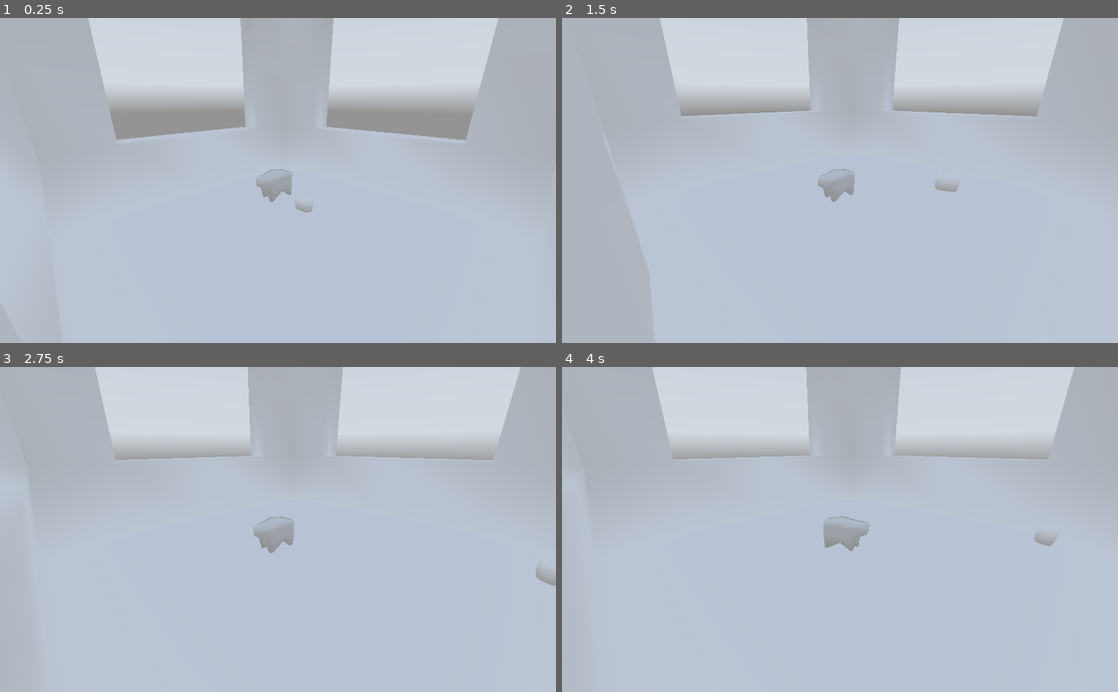
Above: before the commit, frames 1-4 (two rows, left to right).
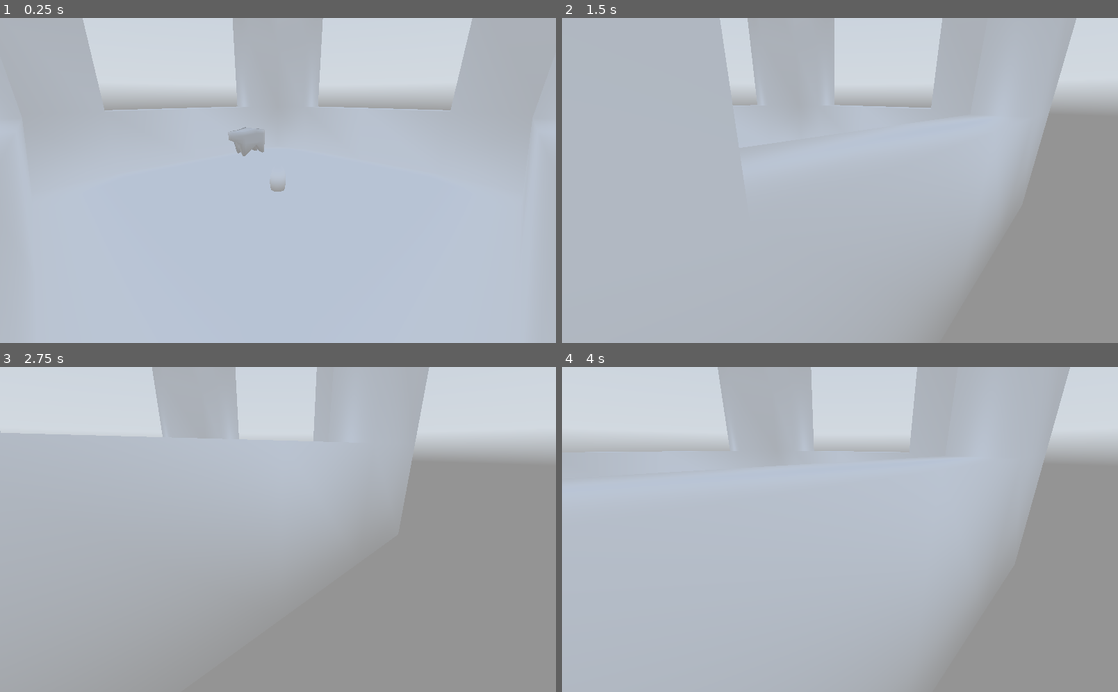
Above: after the commit, the same moments.

Repository: TheHyperMagi/Shepherd
Game: Godot game, scene res://Scenes/Field.tscn
Same seed, same stepped clock (60 frames per second), same inputs: the game is played once before the commit and once after it. A sky picture missing from this copy of the repository is replaced by a grey-blue gradient.
Inputs (mouse positions are in pixels of both pictures, inside the frame that each line leads up to):
- Up to frame 1 (0.25 s): no input
- Up to frame 2 (1.5 s): move the mouse to (962, 164) at 0.52 s; hold D (move_right) 0.53-1.28 s; tap Mouse wheel up (zoom_in) at 0.6 s; move the mouse to (728, 196) at 1.27 s; hold S (move_backwards) from 1.28 s (still down); tap Mouse wheel down (zoom_out) at 1.35 s
- Up to frame 3 (2.75 s): move the mouse to (333, 458) at 2.02 s; release S (move_backwards) at 2.03 s; hold D (move_right) from 2.03 s (still down); tap Mouse wheel up (zoom_in) at 2.1 s
- Up to frame 4 (4 s): move the mouse to (812, 594) at 2.77 s; release D (move_right) at 2.78 s; hold W (move_forwards) 2.78-3.53 s; tap Mouse wheel down (zoom_out) at 2.85 s; move the mouse to (1006, 578) at 3.52 s; hold A (move_left) from 3.53 s (still down); tap Mouse wheel up (zoom_in) at 3.6 s

The runs differ from the first frame. In frame 1, 6.5% of the frame differs, in the area x 14-100%, y 0-60%; in frame 2, 37%; in frame 3, 68%, in the area x 0-100%, y 0-100%; in frame 4, 41%.

Commit message:
final rotation fix

Diff:
--- a/Shepherd/Scenes/Camera.gd
+++ b/Shepherd/Scenes/Camera.gd
@@ -1,6 +1,6 @@
 extends Camera
 
-export onready var target = get_node("../Sheep")
+export onready var target = get_node("../Shepherd")
 
 export var offset := Vector3(20, 10, 20)
 export var zoom_in_limit := 10.0
--- a/Shepherd/Scripts/Shepherd.gd
+++ b/Shepherd/Scripts/Shepherd.gd
@@ -7,38 +7,23 @@
 	control_loop(delta)
 
 func control_loop(delta) -> void:
-	var input = Vector3()
-	# Player direction input
-	input.z = Input.get_action_strength("move_backwards") - Input.get_action_strength("move_forwards")
-	input.x = Input.get_action_strength("move_right") - Input.get_action_strength("move_left")
-
-	input = input.normalized()
-
-	var dir = Vector2(input.x, input.z)
-	var cardinal_direction = int(4.0 * (dir.rotated(PI / 4.0).angle() + PI) / TAU) # close approximation
-
-	var angle: int
-	if input != Vector3.ZERO:
-		if cardinal_direction == 0:
-			angle = -90
-		elif cardinal_direction == 1:
-			angle = 180
-		elif cardinal_direction == 2:
-			angle = 90
-		elif cardinal_direction == 3:
-			angle = 0
-
-	rotation_degrees.y = rad2deg(lerp_angle(deg2rad(rotation_degrees.y), deg2rad(angle), 0.1))
-
-	var direction = (camera.transform.basis.x * input.x + camera.transform.basis.z * input.z)
-
-	if direction.x != 0:
-		velocity.x = direction.x * ACCELERATION * delta * TARGET_FPS
-	if direction.z != 0:
-		velocity.z = direction.z * ACCELERATION * delta * TARGET_FPS
+	var input = Vector3(
+		Input.get_action_strength("move_right") - Input.get_action_strength("move_left"),
+		0,
+		Input.get_action_strength("move_backwards") - Input.get_action_strength("move_forwards")
+		).normalized()
 
 	if is_on_floor():
 		velocity.x = lerp(velocity.x, 0, 10 * delta)
 		velocity.z = lerp(velocity.z, 0, 10 * delta)
 
+	var direction = (camera.transform.basis.x * input.x + camera.transform.basis.z * input.z)
+
+	if direction.x != 0 && direction.z != 0:
+		velocity.x = direction.x * ACCELERATION * delta * TARGET_FPS
+		velocity.z = direction.z * ACCELERATION * delta * TARGET_FPS
+
+	var angle = stepify(atan2(-direction.x, -direction.z), deg2rad(45))
+	rotation.y = lerp_angle(rotation.y, angle, delta * 5.0)
+
 	velocity = move_and_slide(velocity)
